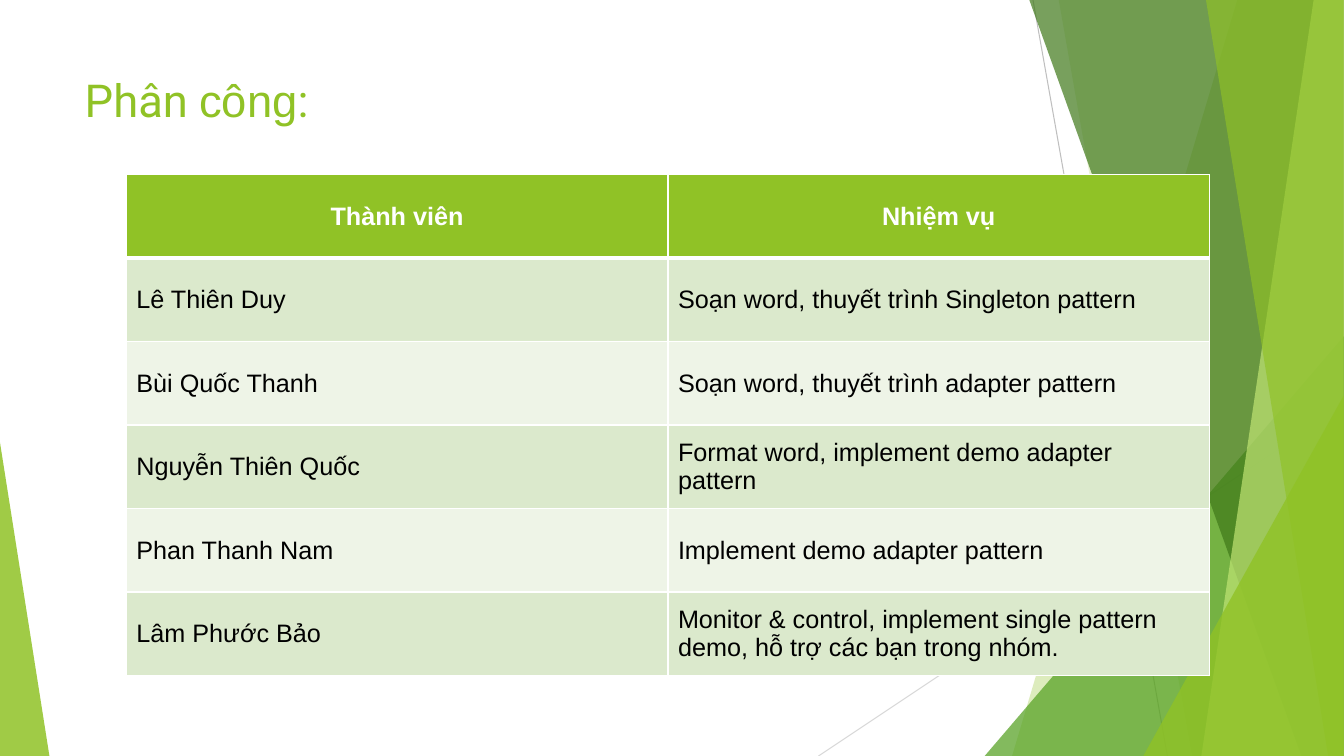
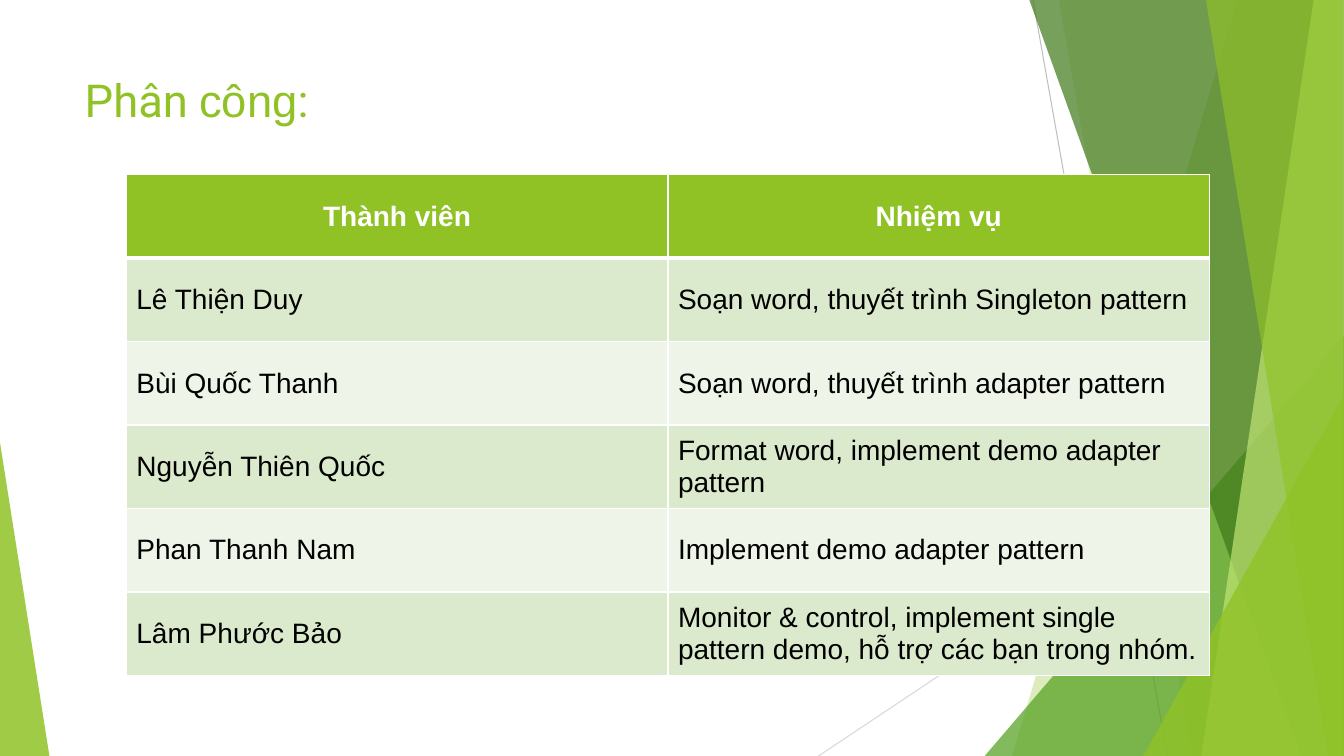
Before and after one commit to baobao98/DemoOOAD, a slide deck: slide 2 of Docs/Presentation-TKPMHDT-group04.pptx. Drawn at 1344x756 pixels with LibreOffice and Linux fonts; fonts in the diff are those of the drawing. Boxes give left, top, right and bottom in pixels: in the first picture for what was removed or moved away, otherwise in the second. Text is boxed around its words. In the diff, an @@ line names an element or a change of style, - is before the commit and + after.

```diff
--- a/Docs/Presentation-TKPMHDT-group04.pptx
+++ b/Docs/Presentation-TKPMHDT-group04.pptx
@@ table at <box>126,174,1209,676</box> @@
-row 2, column 1: Lê Thiên Duy
+row 2, column 1: Lê Thiện Duy
@@ size 18 to 20 pt @@
```
Also in this commit, not shown: 10 other slides changed, 2 other files.
